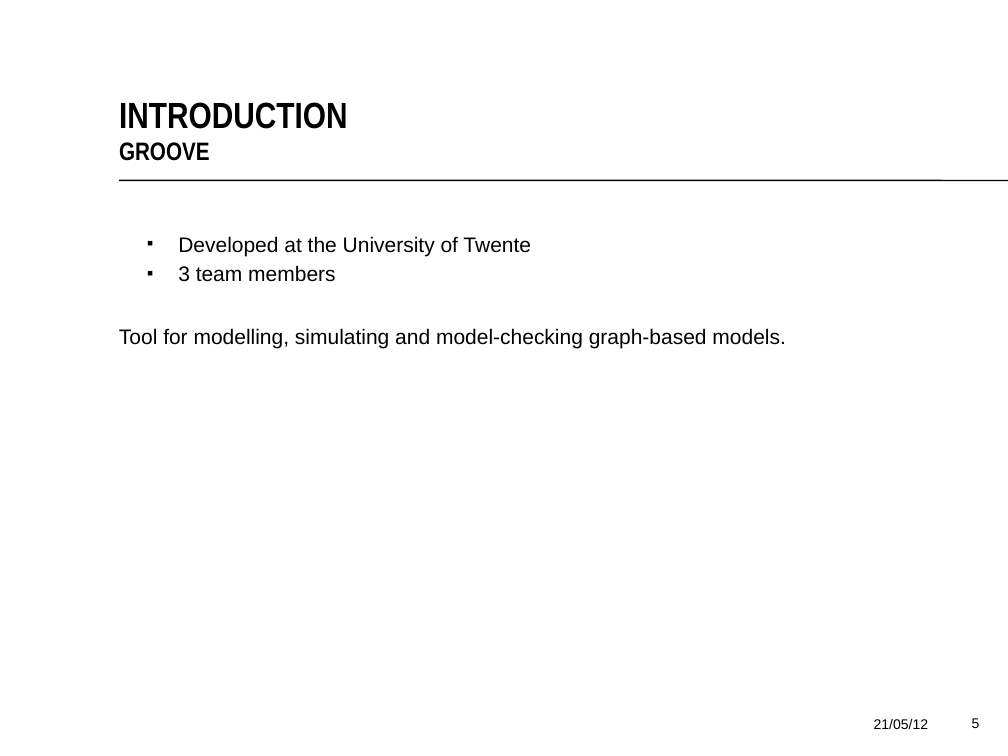
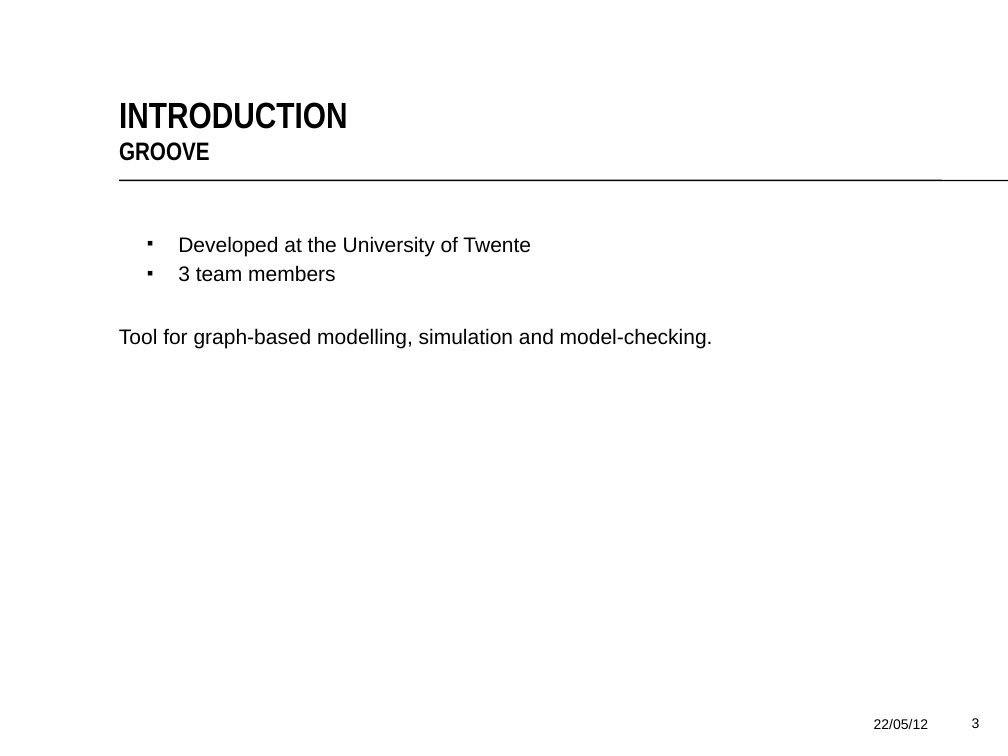
Before and after one commit to vincentdebruijnut/MBT-with-GTS, a slide deck: slide 3 of Final-thesis/presentation/presentatie.odp (slide 5 before the commit). Drawn at 1008x756 pixels with LibreOffice and Linux fonts; fonts in the diff are those of the drawing; background and template pictures are left out. Boxes give left, top, right and bottom in pixels: in the first picture for what was removed or moved away, otherwise in the second. Text is boxed around its words. In the diff, an @@ line names an element or a change of style, - is before the commit and + after.

Commit message:
model

```diff
--- a/Final-thesis/presentation/presentatie.odp
+++ b/Final-thesis/presentation/presentatie.odp
@@ text at <box>119,328,713,348</box>: text changed @@
-Tool for modelling, simulating and model-checking graph-based models.
+Tool for graph-based modelling, simulation and model-checking.
@@ text at <box>874,719,928,729</box>: text changed @@
-21/05/12
+22/05/12
@@ page number at <box>972,718,980,728</box>: text changed @@
-5
+3
```
Also in this commit, not shown: 35 other slides changed, 3 slides removed, 30 other files.
